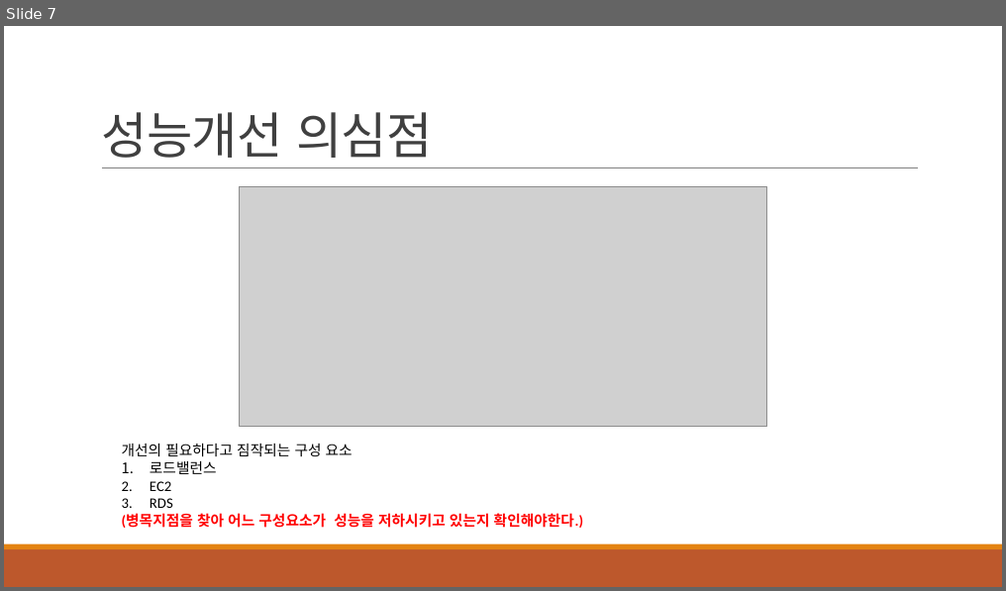
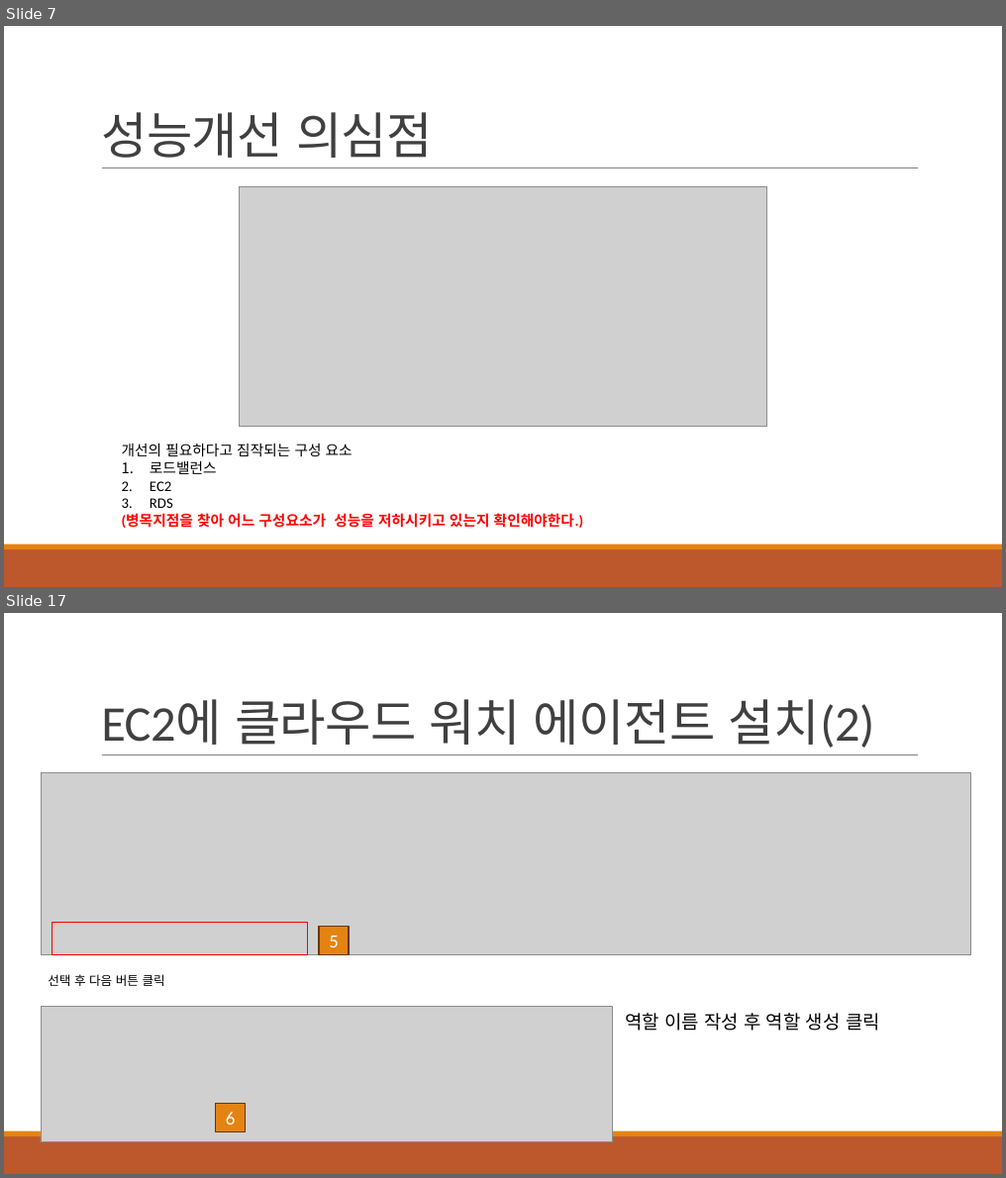
Before and after one commit to khb3025/study-load-test, a slide deck: ppt/3. 부하테스트 모니터 링.pptx. Shown one above the other, each under a label of ours: slide 7 before the commit, slides 7 and 17 after it; the slides between them are not shown. The pictures are 1006x591 and 1006x1178 pixels, drawn with LibreOffice and Linux fonts; fonts in the diff are those of the drawing; grey boxes stand for pictures. Boxes give left, top, right and bottom in pixels: in the first picture for what was removed or moved away, otherwise in the second. Text is boxed around its words. In the diff, an @@ line names an element or a change of style, - is before the commit and + after.

```diff
--- a/ppt/3. 부하테스트 모니터 링.pptx
+++ b/ppt/3. 부하테스트 모니터 링.pptx
@@ slide 17 added at [4,613,1002,1174], background #FFFFFF; not listed: 3 template elements that a slide beside it also shows @@
@@ title added at [101,699,874,748], 48 pt, text #404040 @@
+EC2에 클라우드 워치 에이전트 설치(2)
@@ picture added at [41,773,970,956] @@
@@ rectangle added at [52,923,308,956], outline #FF0000 1.25 pt @@
@@ rectangle added at [319,927,350,956], fill #E48312, outline #643908 1.25 pt, 18 pt, text #FFFFFF @@
+5
@@ text added at [48,974,165,986], 12 pt, text #000000 @@
+선택 후 다음 버튼 클릭
@@ picture added at [41,1007,612,1143] @@
@@ text added at [625,1013,880,1031], 18 pt, text #000000 @@
+역할 이름 작성 후 역할 생성 클릭
@@ rectangle added at [215,1103,245,1132], fill #E48312, outline #643908 1.25 pt, 18 pt, text #FFFFFF @@
+6
```
Also in this commit, not shown: 1 slide changed, 39 other slides added, 1 other file.
